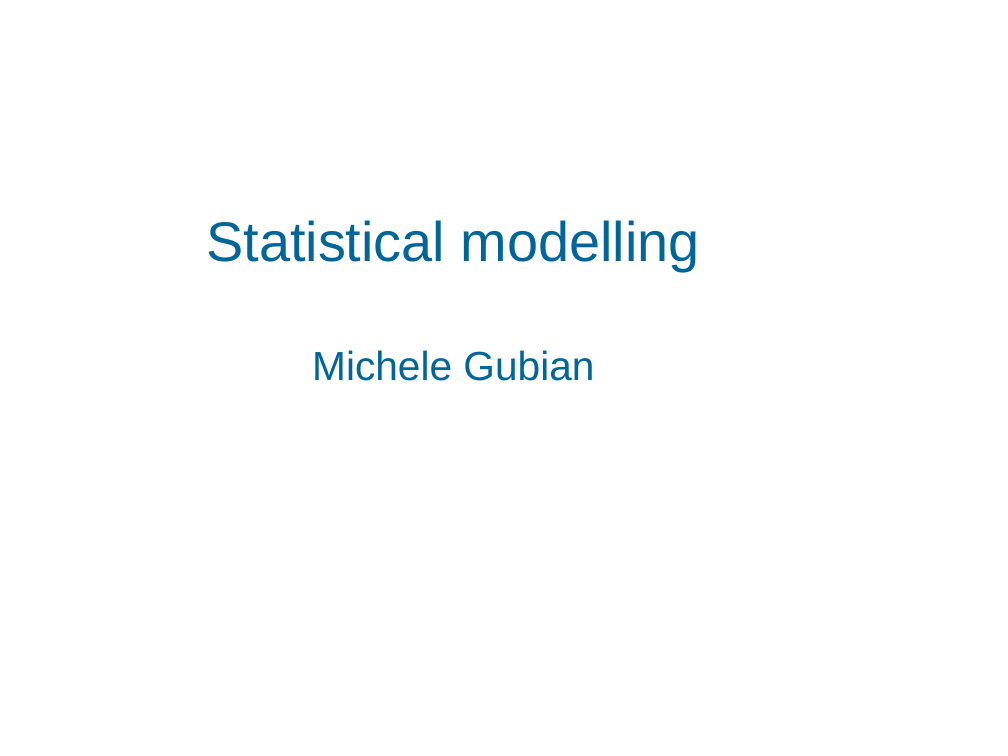
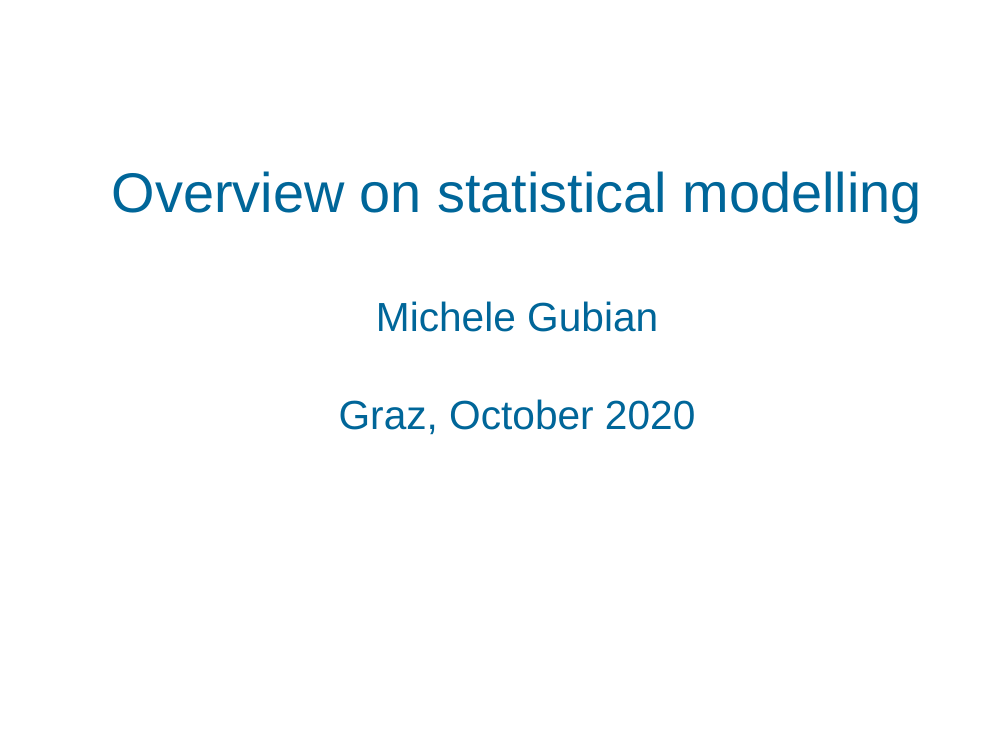
Before and after one commit to uasolo/FPCA-phonetics-workshop, a slide deck: slide 1 of presentations/IntroStats.odp. Drawn at 1008x756 pixels with LibreOffice and Linux fonts; fonts in the diff are those of the drawing; background and template pictures are left out. Boxes give left, top, right and bottom in pixels: in the first picture for what was removed or moved away, otherwise in the second. Text is boxed around its words. In the diff, an @@ line names an element or a change of style, - is before the commit and + after.

```diff
--- a/presentations/IntroStats.odp
+++ b/presentations/IntroStats.odp
@@ title at (x1=112, y1=171, x2=922, y2=435): text changed @@
-Statistical modelling
-Michele Gubian
+Overview on statistical modelling
+Michele Gubian
+Graz, October 2020
```
Also in this commit, not shown: 1 other slide changed, 1 other file.
